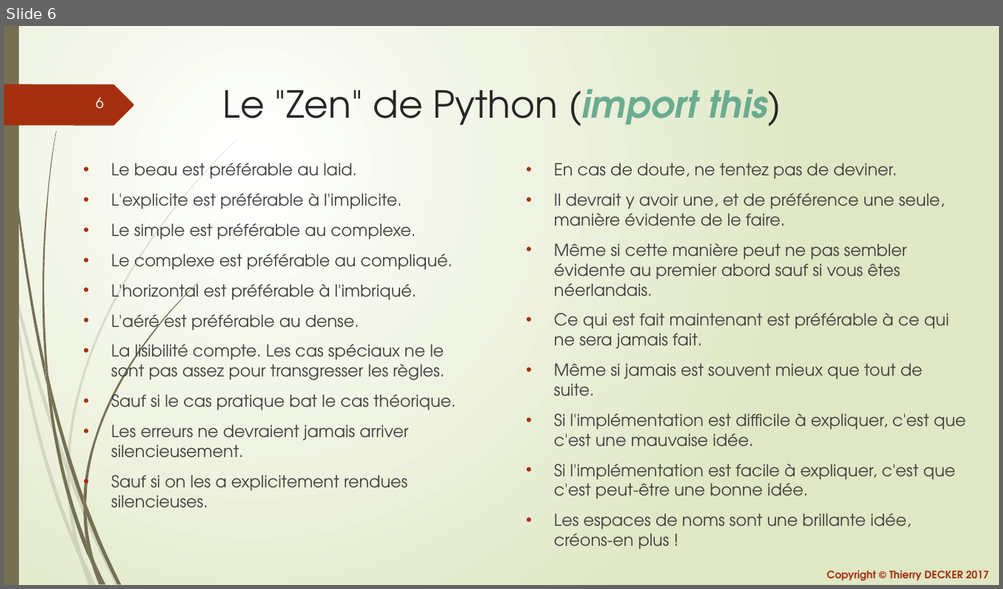
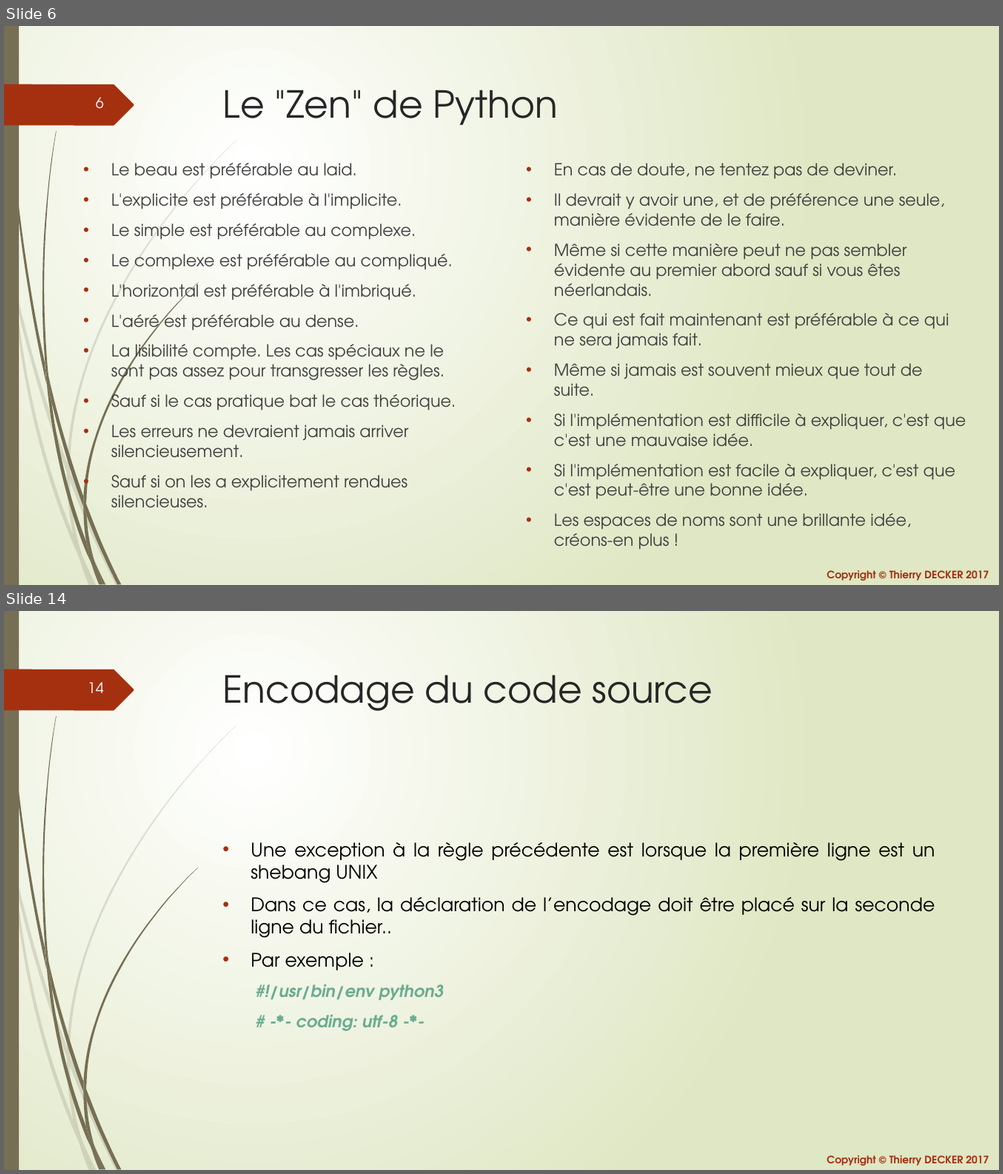
Before and after one commit to VikmanTheRacoon/learning-python, a slide deck: documentations/learning-python.pptx. Shown one above the other, each under a label of ours: slide 6 before the commit, slides 6 and 14 after it; the slides between them are not shown. The pictures are 1003x589 and 1003x1174 pixels, drawn with LibreOffice and Linux fonts; fonts in the diff are those of the drawing. Boxes give left, top, right and bottom in pixels: in the first picture for what was removed or moved away, otherwise in the second. Text is boxed around its words. In the diff, an @@ line names an element or a change of style, - is before the commit and + after.

```diff
--- a/documentations/learning-python.pptx
+++ b/documentations/learning-python.pptx
@@ slide 14 added at (x1=4, y1=611, x2=999, y2=1170), background gradient #FFFFFF to #DFE8C4; not listed: 26 template elements that a slide beside it also shows @@
@@ title added at (x1=223, y1=675, x2=712, y2=711), 36 pt, text #262626 @@
+Encodage du code source
@@ text added at (x1=250, y1=843, x2=935, y2=1031), 18 pt, text #000000 @@
+• Une exception à la règle précédente est lorsque la première ligne est un shebang UNIX
+• Dans ce cas, la déclaration de l’encodage doit être placé sur la seconde ligne du fichier..
+• Par exemple :
+  #!/usr/bin/env python3
+  # -*- coding: utf-8 -*-
@@ slide 6 changed as well @@
@@ title at (x1=223, y1=90, x2=558, y2=125): text changed @@
-Le "Zen" de Python (import this)
+Le "Zen" de Python
```
Also in this commit, not shown: 4 other slides changed, 7 other slides added, 1 other file.
